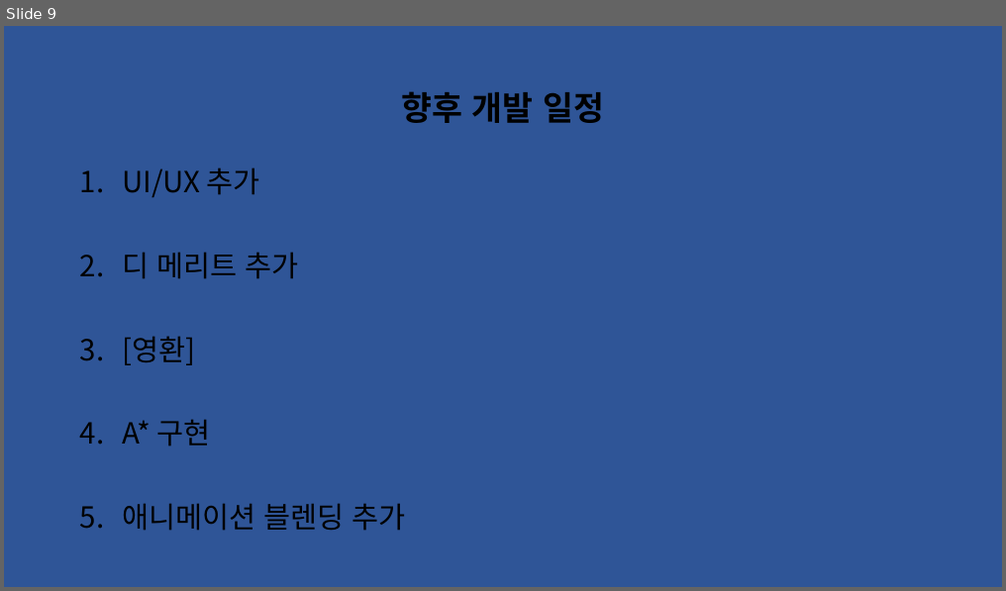
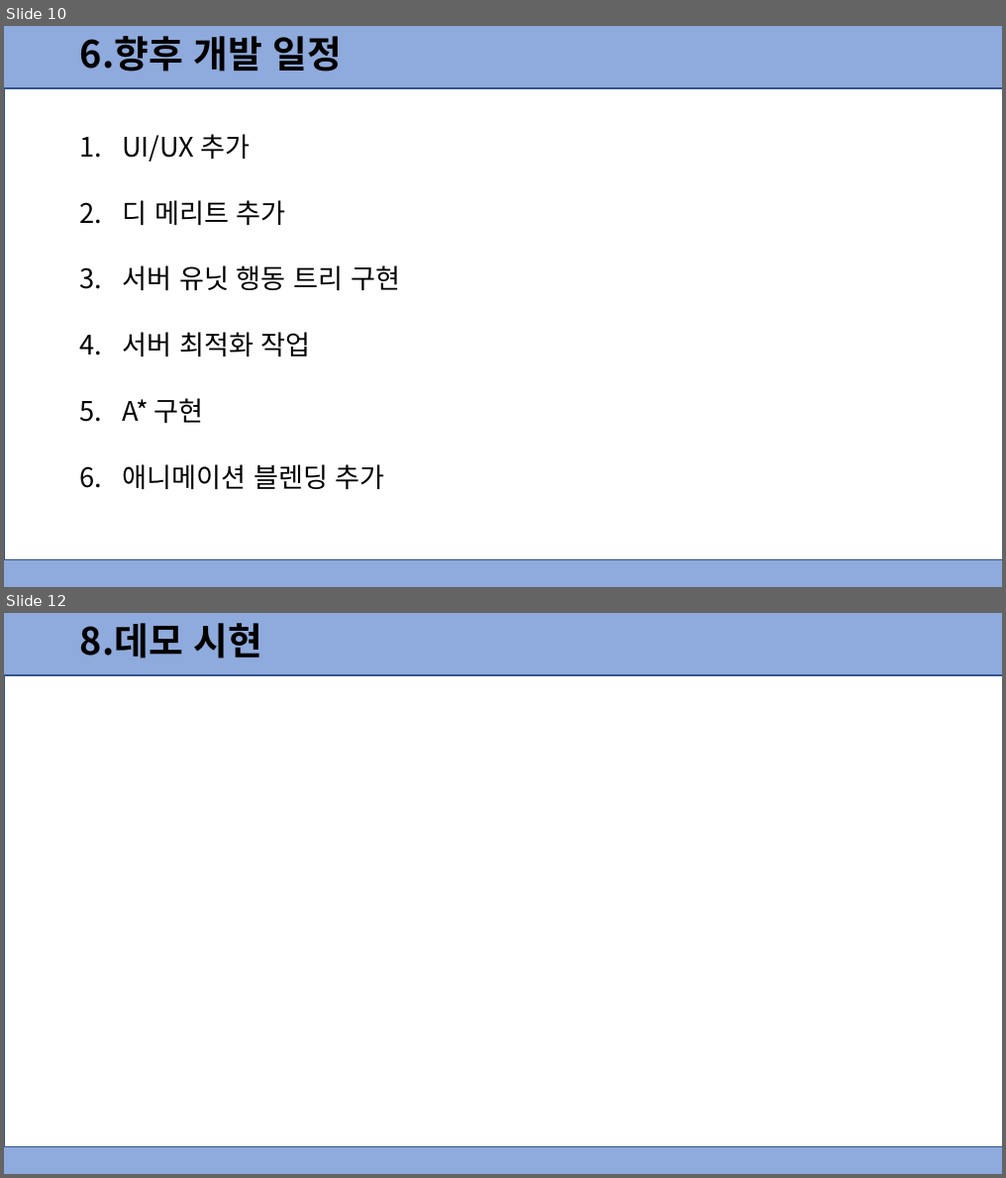
Before and after one commit to dmsdn16/kpu_projects, a slide deck: 2022 졸업작품 중간발표(은우 추가).pptx. Shown one above the other, each under a label of ours: slide 9 before the commit, slides 10 and 12 after it; the slides between them are not shown. The pictures are 1006x591 and 1006x1178 pixels, drawn with LibreOffice and Linux fonts; fonts in the diff are those of the drawing. Boxes give left, top, right and bottom in pixels: in the first picture for what was removed or moved away, otherwise in the second. Text is boxed around its words. In the diff, an @@ line names an element or a change of style, - is before the commit and + after.

Commit message:
영환 추가

```diff
--- a/2022 졸업작품 중간발표(은우 추가).pptx
+++ b/2022 졸업작품 중간발표(은우 추가).pptx
@@ slide 12 added at [4, 613, 1002, 1174], background #8FAADC @@
@@ text added at [80, 623, 263, 659], 36 pt, text #000000, bold @@
+8.데모 시현
@@ rectangle added at [4, 675, 1002, 1148], fill #FFFFFF, outline #325491 1 pt @@
@@ what was slide 9 is now slide 10 @@
@@ slide 10 changed as well @@
@@ background #2F5597 to #8FAADC @@
@@ text at [80, 36, 343, 72]: text changed; size 32 to 36 pt @@
-향후 개발 일정
+6.향후 개발 일정
@@ rectangle added at [4, 88, 1002, 561], fill #FFFFFF, outline #325491 1 pt @@
@@ text "UI/UX 추가": place and size @@
-text "UI/UX 추가" at [122, 168, 406, 531]
+text "UI/UX 추가" at [122, 134, 400, 489]
@@ text at [122, 134, 385, 489]: size 28 to 25.9 pt in "UI/UX 추가", "디 메리트 추가", "A* 구현", "애니메이션 블렌딩 추가"; line spacing 0.9 to 0.7 @@
@@ text at [122, 266, 400, 357]: text changed; size 28 to 25.9 pt @@
-3. [영환]
+3. 서버 유닛 행동 트리 구현
+4. 서버 최적화 작업
```
Also in this commit, not shown: 9 other slides changed, 2 other slides added.
